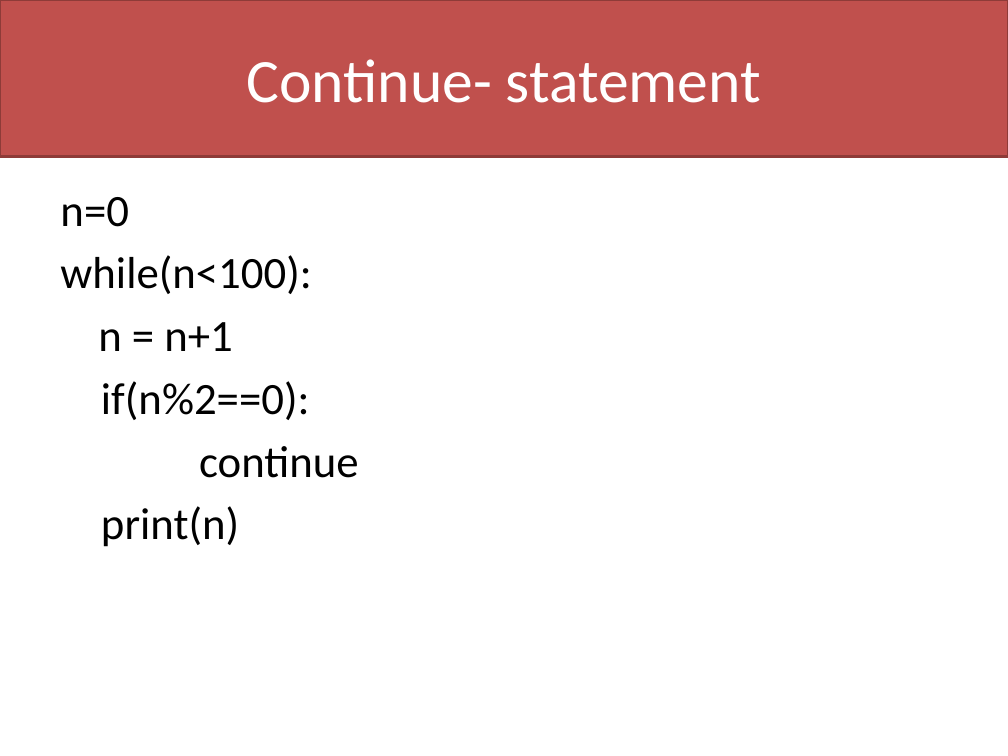
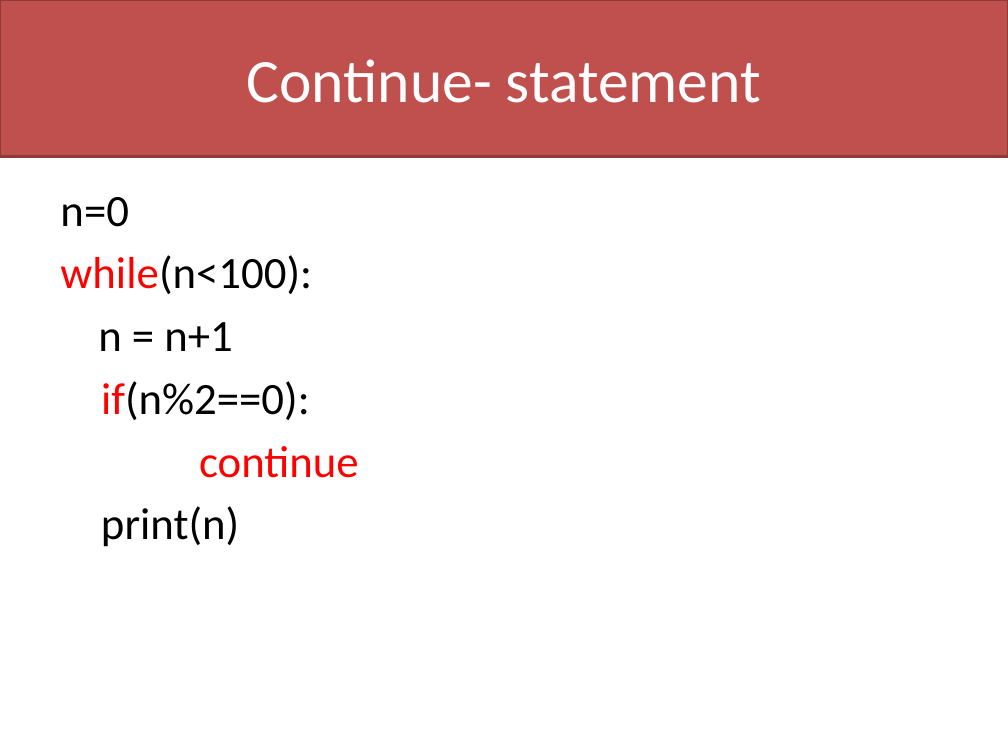
Before and after one commit to davcpscn/XI, a slide deck: slide 16 of Presentations/Looping.pptx. Drawn at 1008x756 pixels with LibreOffice and Linux fonts; fonts in the diff are those of the drawing. Boxes give left, top, right and bottom in pixels: in the first picture for what was removed or moved away, otherwise in the second. Text is boxed around its words. In the diff, an @@ line names an element or a change of style, - is before the commit and + after.

```diff
--- a/Presentations/Looping.pptx
+++ b/Presentations/Looping.pptx
@@ text at box(60, 255, 359, 478): text colour #000000 to #FF0000 in "while(n<100):", "if(n%2==0):", "continue" @@
```
Also in this commit, not shown: 6 other slides changed, 3 other files.
